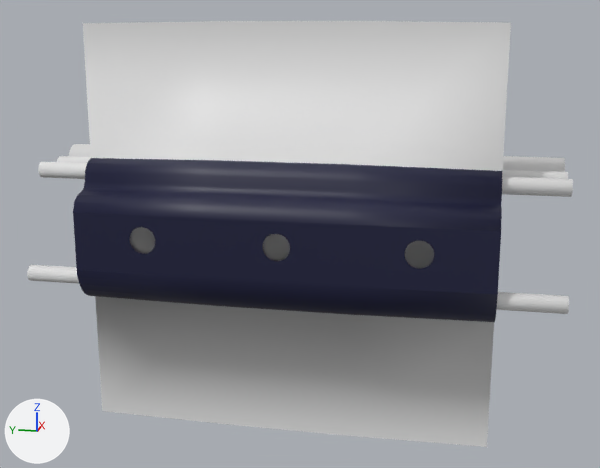
Before and after pictures for a commit that changed the Blender file Submarine/Assets/Meshes/Submarine.blend.
Camera for both pictures: a 50 mm lens placed at (-24.32, -5.11, 7.96), pointed at (0.88, -0.07, 1.66). Lighting does not change. The marker at lower left points along +X, +Y and +Z.

Names of what the first picture shows: 'PipeLarge1', 'PipeMedium1', 'PipeMedium2', 'PipeMedium3', 'PortHoles', 'RoomHull'.
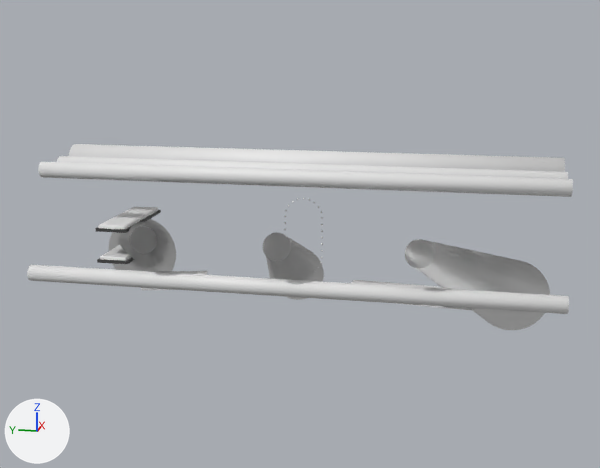
Boxes [x1, y1, x2, y2] around the edits, measured in the pictures (600 x 468 px):
'RoomHull', hidden: before [73, 21, 511, 447]
'Godrays', added: after [109, 219, 550, 330]
'Bed', added: after [95, 206, 161, 264]
    faces in mat_sheets (white #e7e7e7): [98, 206, 158, 261]
    faces in mat_metal (dark grey #464646): [95, 210, 161, 264]
'RubberMatLarge', added: after [352, 280, 473, 310]
'RubberMatSmall', added: after [141, 271, 208, 290]
'Bolts', added: after [284, 198, 323, 272]
part 1 of me_cube_001, built on: before [83, 21, 511, 171]
part 2 of me_cube_001, deleted: before [95, 296, 494, 447]
'PipeMedium3', unchanged, uncovered by the edit: [27, 265, 569, 314] in both
'PipeMedium2', unchanged, uncovered by the edit: [38, 162, 573, 197] in both
'PipeLarge1', unchanged, uncovered by the edit: [69, 144, 565, 172] in both
'PipeMedium1', unchanged, uncovered by the edit: [57, 156, 568, 179] in both

The change, as a list of edits to the scene's bpy script:
```text
Add mat_sheets:
    mat_sheets = principled_material('Sheets')
    mat_sheets.base_color = (0.8, 0.8, 0.8)  # white #e7e7e7
Add mat_metal:
    mat_metal = principled_material('Metal')
    mat_metal.base_color = (0.0607, 0.0607, 0.0607)  # dark grey #464646
Change me_cube_001:
    used by ob_roomhull; location = (0.0, 0.0, 0.0)
    remove me_cube_001.from_pydata(...)  # 544 vertices, 418 faces; spans x -2.2..2.14, y -6.14..6.14, z -4.2..8.2
    add me_cube_001.from_pydata(...)  # 1301 vertices, 1136 faces; spans x -2.2..7.14, y -6.14..6.14, z -0.2..4.2
    me_cube_001 part 1: 4 vertices removed from x -0.76..-0.75, y -6.13..6.13, z 8.15..8.2; 761 vertices added at x 1.64..2.14, y -2.0..2.0, z 0.0..4.0
    me_cube_001 part 2: 4 vertices removed from x -1.01, y -6.14..6.14, z -4.2..-4.14
    add me_cube_001.materials.append(mat_glass)  # white #e7e7e7
Add me_cube_037:
    me_cube_037.from_pydata(...)  # 384 vertices, 192 faces; spans x -2.0..4.1, y -8.0..7.7, z -1.7..2.4
    me_cube_037.polygons.foreach_set('use_smooth', [True] * 192)
    me_cube_037.materials.append(mat_glass)  # white #e7e7e7
Add me_cube_021:
    me_cube_021.from_pydata(...)  # 2336 vertices, 2304 faces; spans x -0.03..0.0, y -0.65..0.65, z -0.03..2.6
    me_cube_021.polygons.foreach_set('use_smooth', [True] * 2304)
    me_cube_021.materials.append(mat_greywall)  # white #e7e7e7
Add me_cube_004:
    me_cube_004.from_pydata(...)  # a box spanning x -1.0..1.0, y -2.0..2.0, z 0.0..0.02
Add me_cube_003:
    me_cube_003.from_pydata(...)  # a box spanning x -1.0..1.0, y -1.0..1.0, z 0.0..0.02
Add me_cube:
    me_cube.from_pydata(...)  # 1800 vertices, 1748 faces; spans x -2.0..1.0, y -1.0..0.0, z -0.1..1.12
    # faces by material slot: [98, 1650]
    me_cube.materials.append(mat_metal)  # dark grey #464646
    me_cube.materials.append(mat_sheets)  # white #e7e7e7
Change ob_roomhull:
    add ob_roomhull.hide_set(True)
Add ob_godrays:
    ob_godrays = bpy.data.objects.new('Godrays', me_cube_037)
    ob_godrays.location = (0.0, 0.0, 0.0)
Add ob_bolts:
    ob_bolts = bpy.data.objects.new('Bolts', me_cube_021)
    ob_bolts.location = (1.84, 0.0, 0.05)
Add ob_rubbermatlarge:
    ob_rubbermatlarge = bpy.data.objects.new('RubberMatLarge', me_cube_004)
    ob_rubbermatlarge.location = (0.49, -3.62, 0.0)
    ob_rubbermatlarge.rotation_euler = (0.0, 0.0, -0.0873)  # degrees (0, 0, -5)
Add ob_rubbermatsmall:
    ob_rubbermatsmall = bpy.data.objects.new('RubberMatSmall', me_cube_003)
    ob_rubbermatsmall.location = (0.49, 4.0, 0.0)
    ob_rubbermatsmall.rotation_euler = (0.0, 0.0, 0.262)  # degrees (0, 0, 15)
Add ob_bed:
    ob_bed = bpy.data.objects.new('Bed', me_cube)
    ob_bed.location = (1.0, 6.0, 1.0)
```
